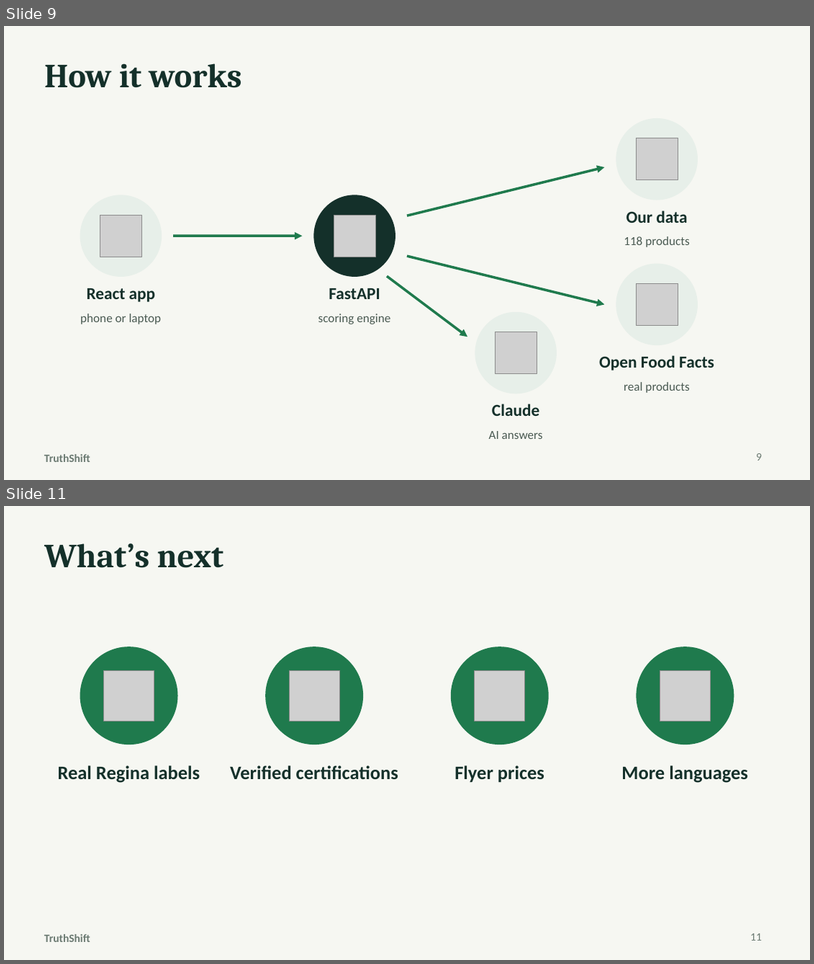
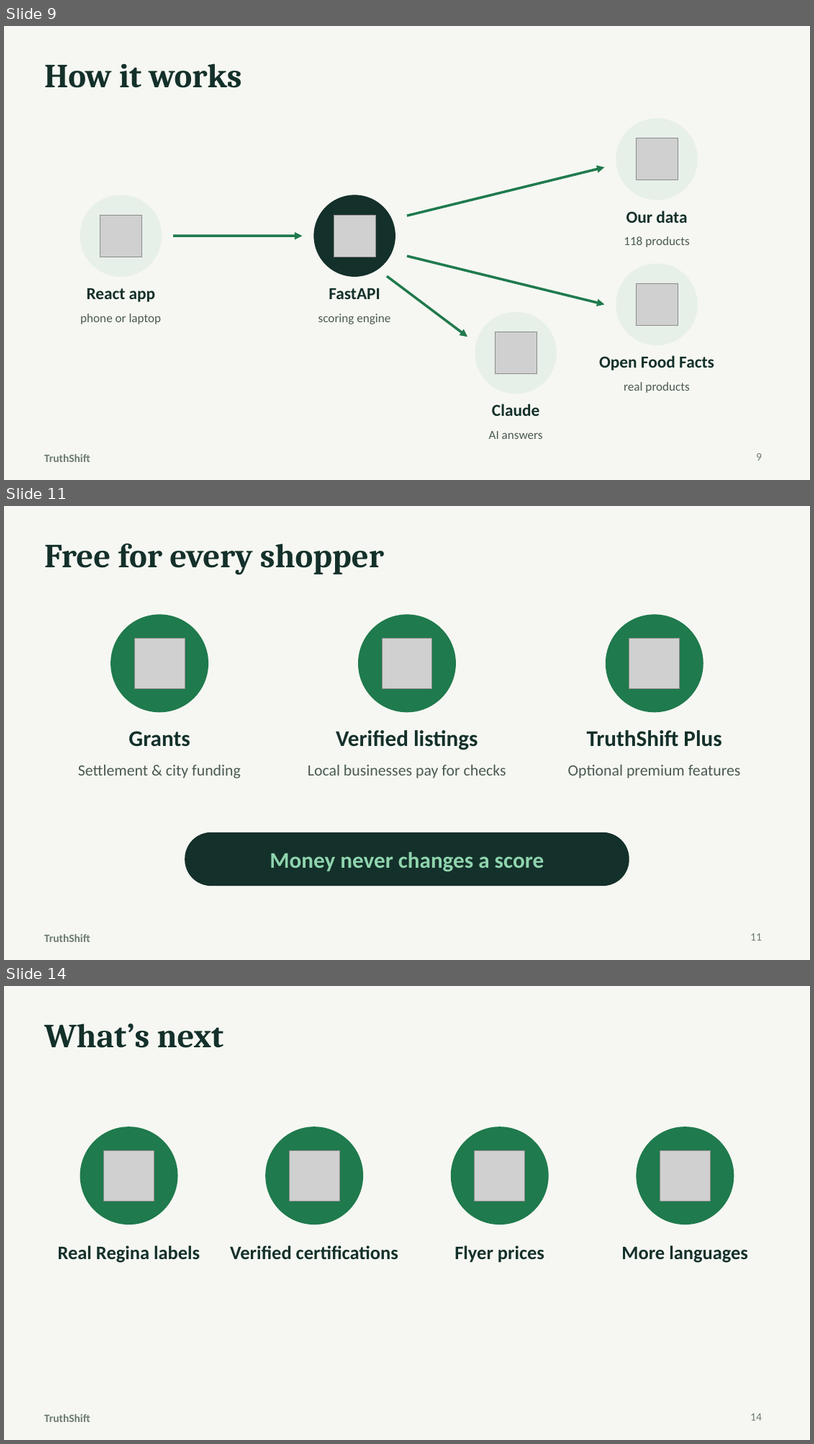
Before and after one commit to Nachiket-96/truthshift, a slide deck: deliverables/TruthShift_Presentation.pptx. Shown one above the other, each under a label of ours: slides 9 and 11 before the commit, slides 9, 11 and 14 after it; the slides between them are not shown. The pictures are 814x964 and 814x1444 pixels, drawn with LibreOffice and Linux fonts; fonts in the diff are those of the drawing; grey boxes stand for pictures. Boxes give left, top, right and bottom in pixels: in the first picture for what was removed or moved away, otherwise in the second. Text is boxed around its words. In the diff, an @@ line names an element or a change of style, - is before the commit and + after.

```diff
--- a/deliverables/TruthShift_Presentation.pptx
+++ b/deliverables/TruthShift_Presentation.pptx
@@ slide 11 added at box(4, 506, 810, 960), background #F6F7F2; not listed: 1 template element that a slide beside it also shows @@
@@ title added at box(44, 543, 384, 575), 30 pt, text #14302A, bold @@
+Free for every shopper
@@ ellipse added at box(111, 615, 208, 712), fill #1F7A4D, outline #1F7A4D 1 pt @@
@@ ellipse added at box(359, 615, 455, 712), fill #1F7A4D, outline #1F7A4D 1 pt @@
@@ ellipse added at box(607, 615, 703, 712), fill #1F7A4D, outline #1F7A4D 1 pt @@
@@ picture added at box(134, 638, 185, 688) @@
@@ picture added at box(382, 638, 432, 688) @@
@@ picture added at box(630, 638, 680, 688) @@
@@ text added at box(129, 731, 190, 746), 20 pt, text #14302A, bold @@
+Grants
@@ text added at box(336, 730, 478, 750), 20 pt, text #14302A, bold @@
+Verified listings
@@ text added at box(587, 730, 722, 746), 20 pt, text #14302A, bold @@
+TruthShift Plus
@@ text added at box(78, 764, 241, 778), 14 pt, text #4A5A52 @@
+Settlement & city funding
@@ text added at box(308, 764, 507, 778), 14 pt, text #4A5A52 @@
+Local businesses pay for checks
@@ text added at box(568, 764, 741, 778), 14 pt, text #4A5A52 @@
+Optional premium features
@@ rounded rectangle added at box(185, 833, 629, 885), fill #14302A, outline #14302A 1 pt @@
@@ text added at box(270, 852, 544, 872), 20 pt, text #8FD4AE, bold @@
+Money never changes a score
@@ page number added at box(751, 933, 762, 940), 10 pt, text #6B7A72 @@
+11
@@ what was slide 11 is now slide 14 @@
@@ page number at box(751, 1413, 762, 1420): text changed @@
-11
+14
```
Also in this commit, not shown: 2 other slides added, 3 other files.
